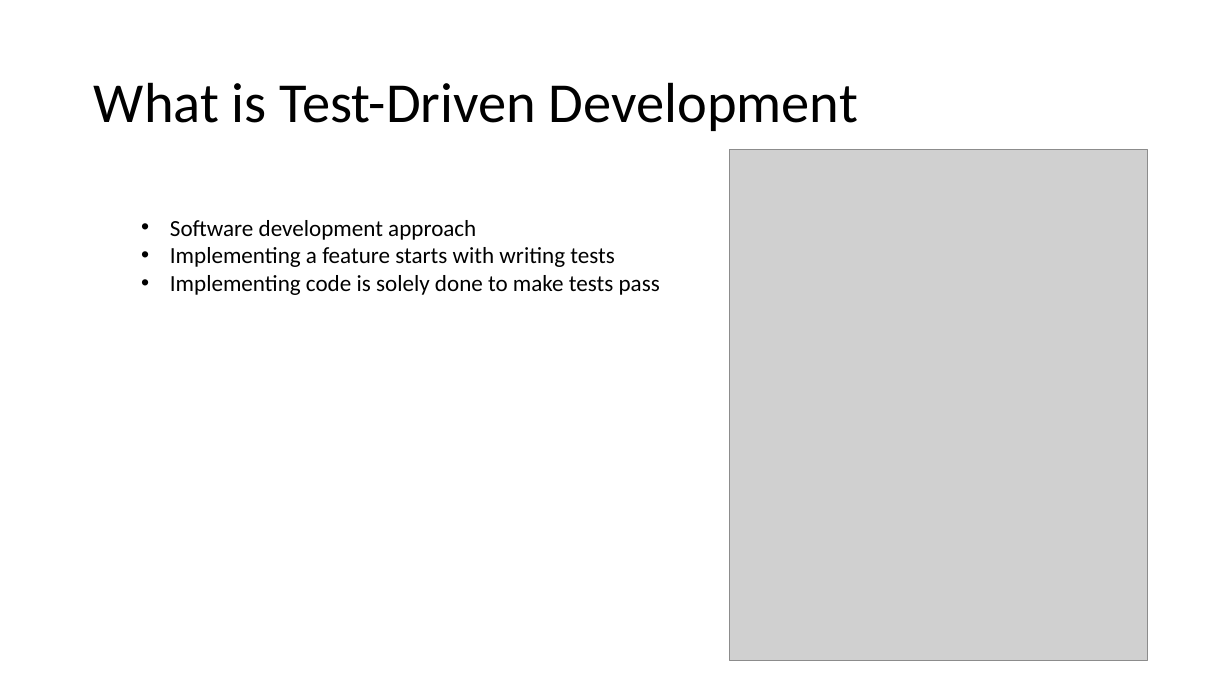
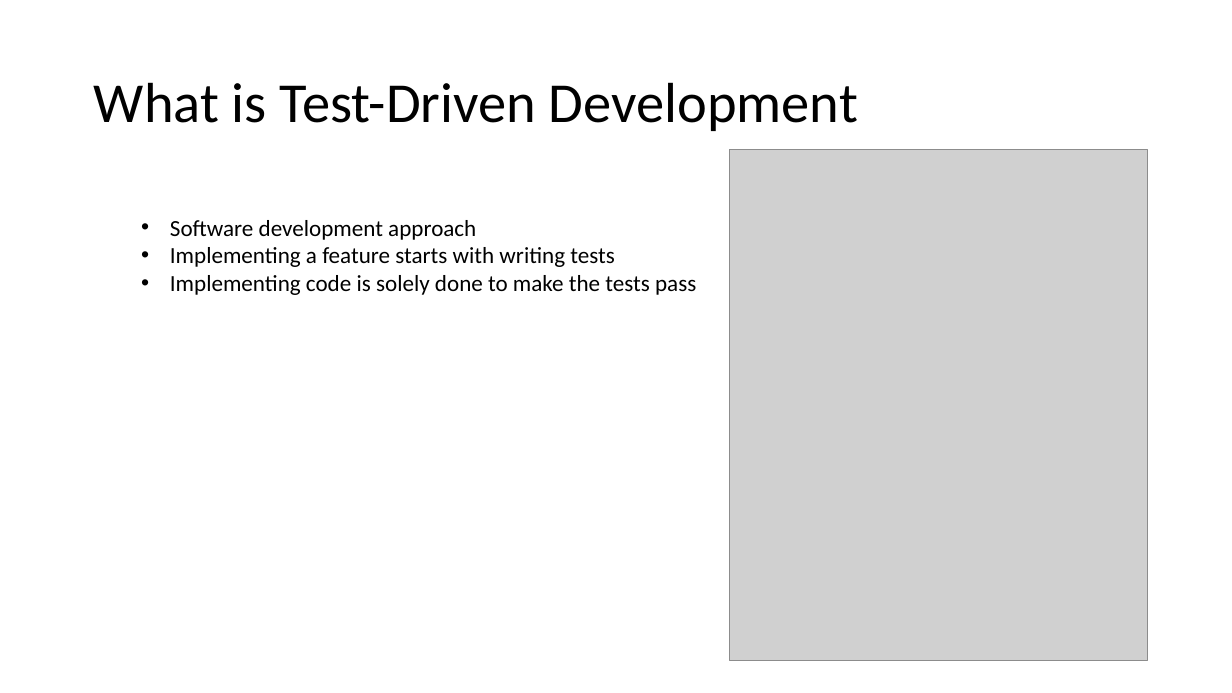
Before and after one commit to MaastrichtU-CDS/general_coding_practices, a slide deck: slide 15 of General Software Engineering/Debugging and Test Driven Development.pptx. Drawn at 1232x693 pixels with LibreOffice and Linux fonts; fonts in the diff are those of the drawing; grey boxes stand for pictures. Boxes give left, top, right and bottom in pixels: in the first picture for what was removed or moved away, otherwise in the second. Text is boxed around its words. In the diff, an @@ line names an element or a change of style, - is before the commit and + after.

Commit message:
updated presentation

```diff
--- a/General Software Engineering/Debugging and Test Driven Development.pptx
+++ b/General Software Engineering/Debugging and Test Driven Development.pptx
@@ text at (170, 275, 696, 295): text changed @@
-• Implementing code is solely done to make tests pass
+• Implementing code is solely done to make the tests pass
```
Also in this commit, not shown: 1 slide added, 10 other files.
